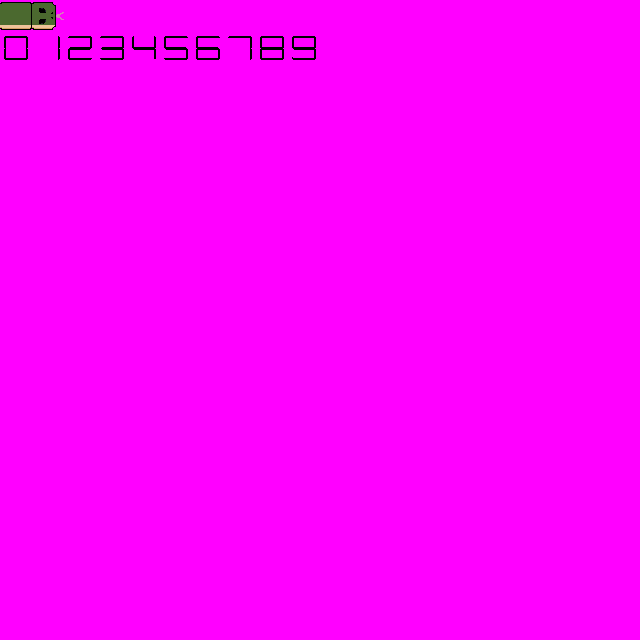
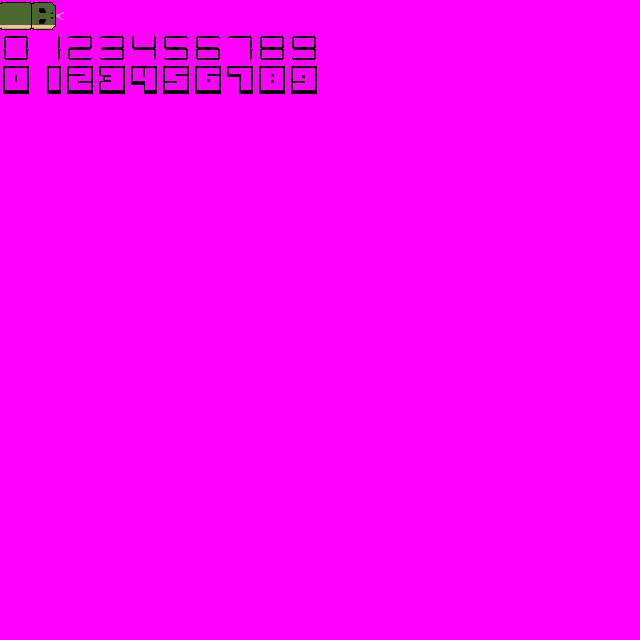
Layered file, before and after one edit (640x640). Changes by layer:
painted on "sheet.png" over [3, 66, 317, 94]
